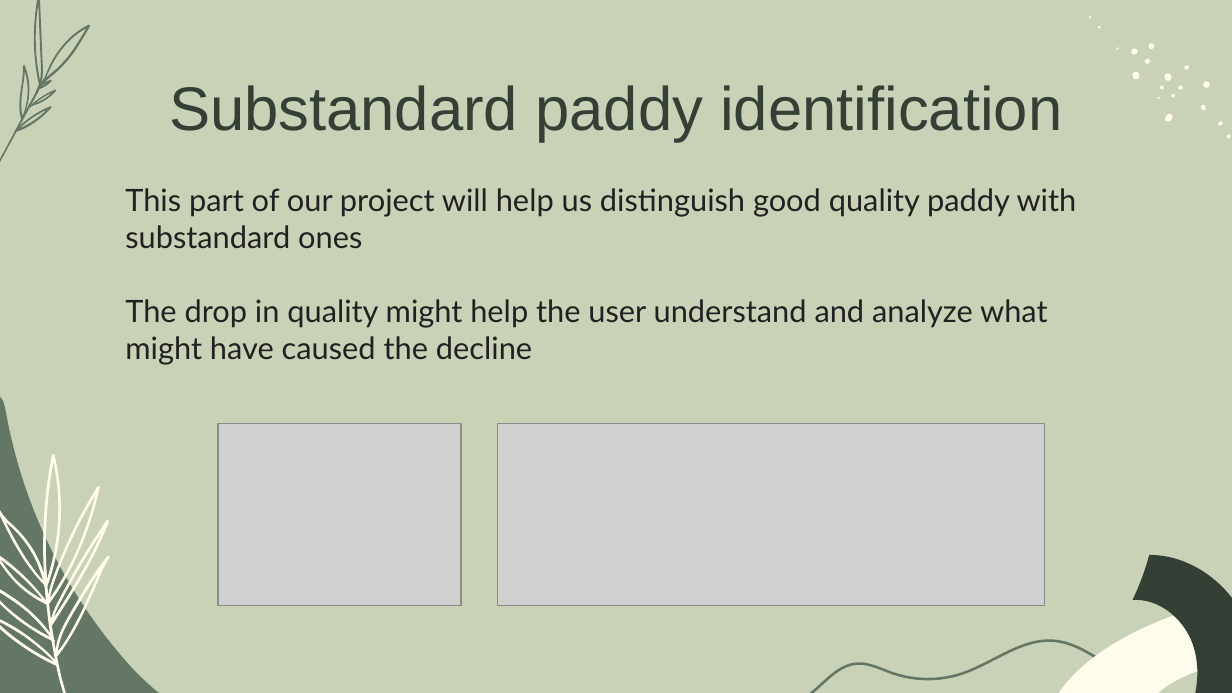
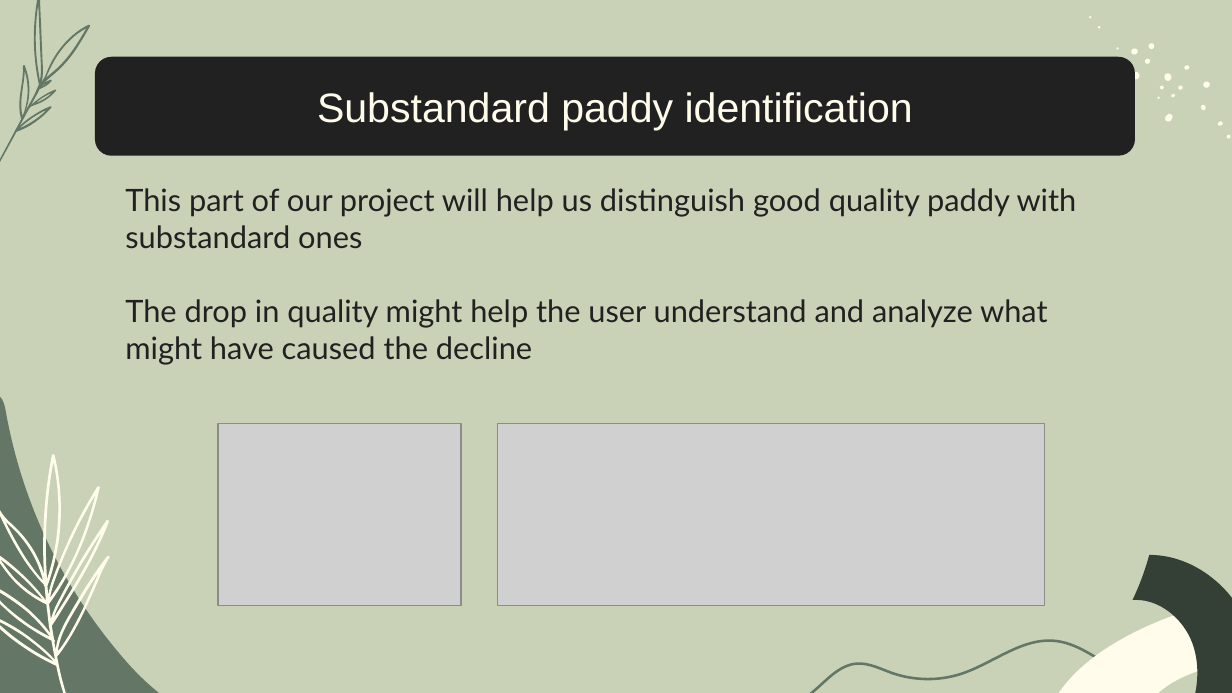
Before and after one commit to dev2010030040/farmers_all, a slide deck: slide 12 of presentations/farmersall.pptx (slide 10 before the commit). Drawn at 1232x693 pixels with LibreOffice and Linux fonts; fonts in the diff are those of the drawing; grey boxes stand for pictures. Boxes give left, top, right and bottom in pixels: in the first picture for what was removed or moved away, otherwise in the second. Text is boxed around its words. In the diff, an @@ line names an element or a change of style, - is before the commit and + after.

```diff
--- a/presentations/farmersall.pptx
+++ b/presentations/farmersall.pptx
@@ rounded rectangle "Substandard paddy identification": place and size @@
-rounded rectangle "Substandard paddy identification" at box(169, 85, 1062, 142)
+rounded rectangle "Substandard paddy identification" at box(95, 57, 1135, 155)
@@ rounded rectangle "Substandard paddy identification" at box(95, 57, 1135, 155): size 36 to 24 pt, text colour #343F36 to #FFFCEC; vertical alignment top to middle; fill none to #212121 @@
```
Also in this commit, not shown: 4 other slides changed, 7 slides added, 1 slide removed, 27 other files.
